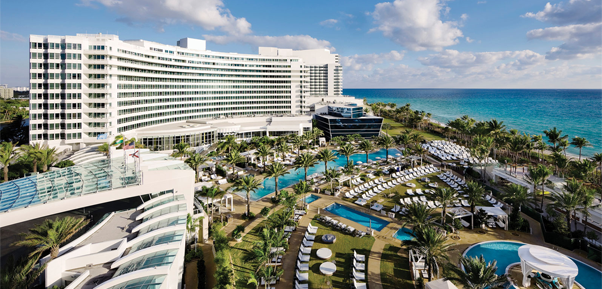
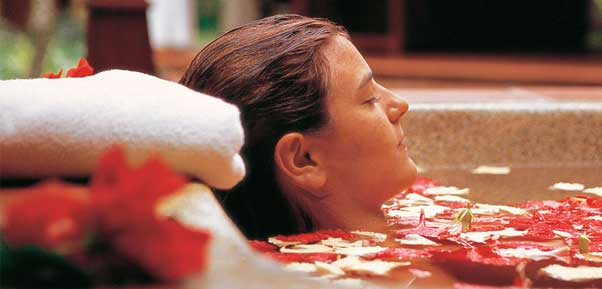
Layered file, before and after one edit (602x289). Changes by layer:
showed "Layer 4" over [0, 0, 602, 289]
showed "Layer 3" over [1, 0, 601, 289]
showed "Layer 2" over [0, 0, 602, 289]
